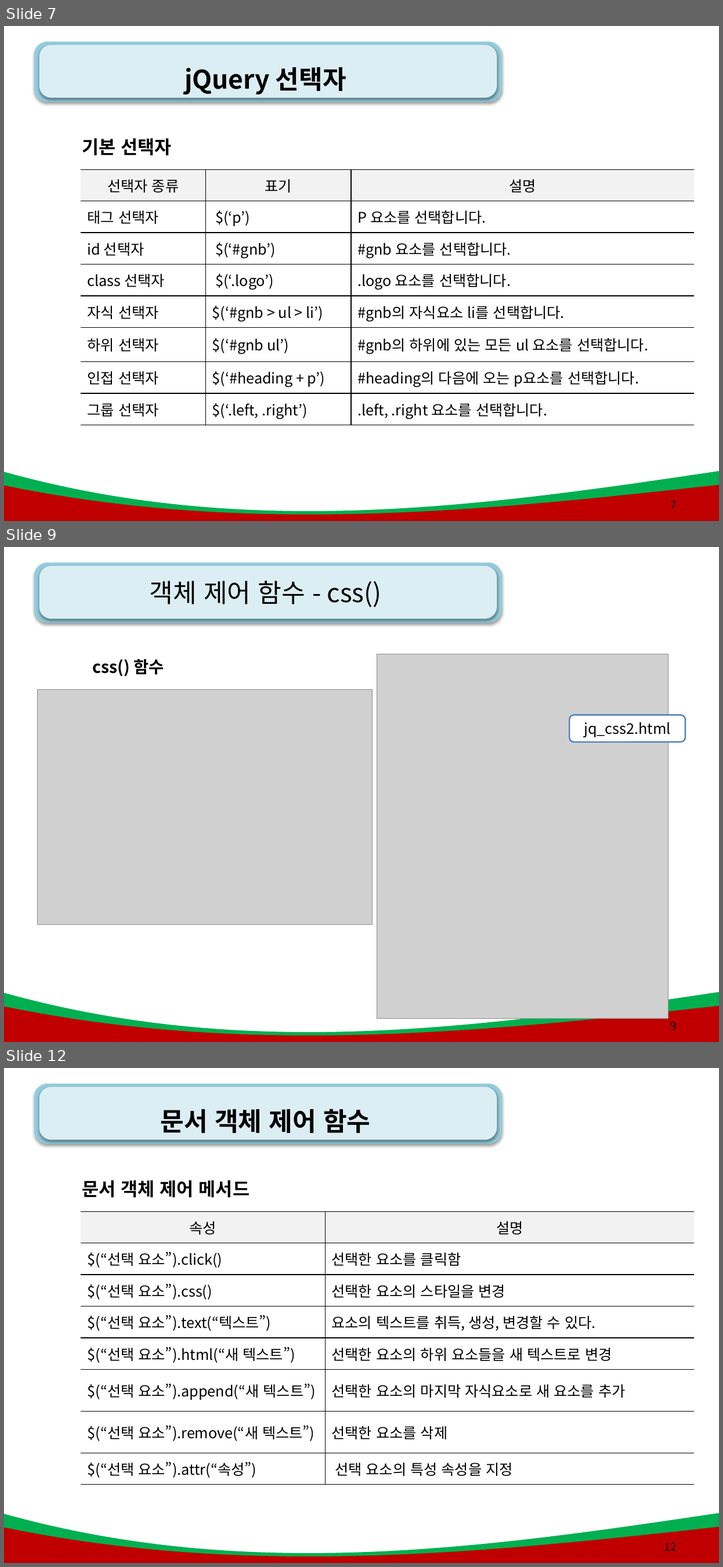
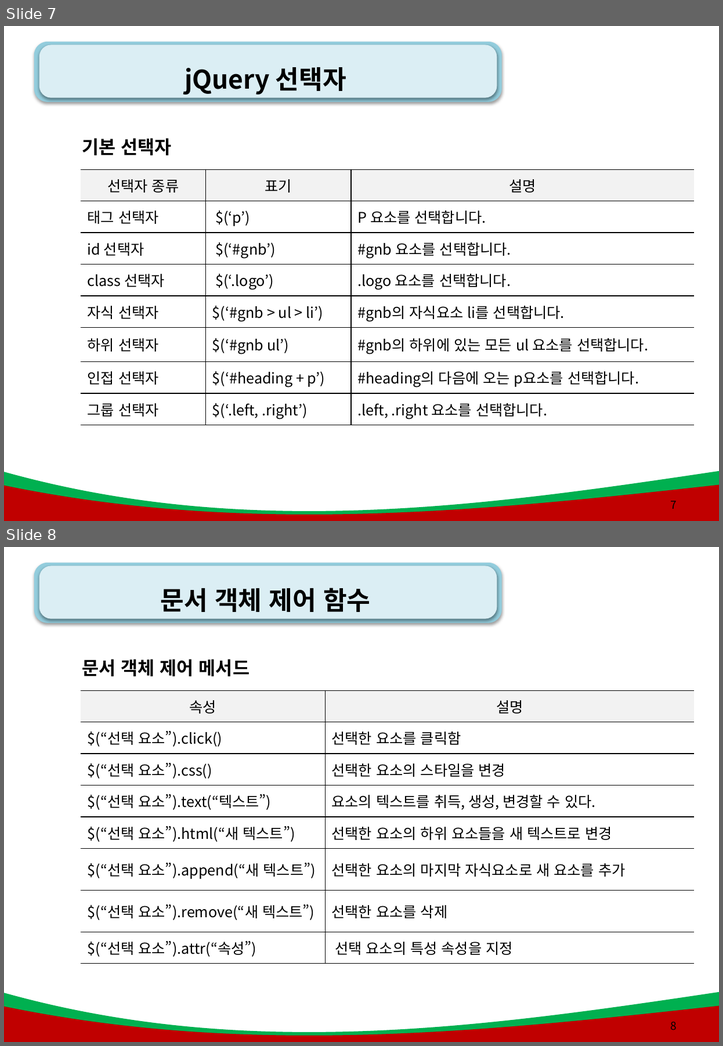
Before and after one commit to kiyongee2/green_project_web, a slide deck: js_ppt/9강. JQuery .pptx. Shown one above the other, each under a label of ours: slides 7, 9 and 12 before the commit, slides 7 and 8 after it; the slides between them are not shown. The pictures are 723x1567 and 723x1046 pixels, drawn with LibreOffice and Linux fonts; fonts in the diff are those of the drawing; grey boxes stand for pictures; background and template pictures are left out. Boxes give left, top, right and bottom in pixels: in the first picture for what was removed or moved away, otherwise in the second. Text is boxed around its words. In the diff, an @@ line names an element or a change of style, - is before the commit and + after.

```diff
--- a/js_ppt/9강. JQuery .pptx
+++ b/js_ppt/9강. JQuery .pptx
@@ slide 9 removed at <box>4,547,719,1042</box>, background #FFFFFF; not listed: 4 template elements that a slide beside it also shows @@
@@ title removed at <box>150,581,382,607</box> @@
-객체 제어 함수 - css()
@@ text removed at <box>92,659,164,676</box> @@
-css() 함수
@@ picture removed at <box>377,654,668,1018</box> @@
@@ picture removed at <box>37,690,372,925</box> @@
@@ rounded rectangle removed at <box>570,715,686,742</box> @@
-jq_css2.html
@@ page number removed at <box>670,1021,676,1030</box> @@
-9
@@ what was slide 12 is now slide 8 @@
@@ page number at <box>670,1021,676,1030</box>: text changed @@
-12
+8
```
Also in this commit, not shown: 6 slides changed, 3 slides added, 2 other slides removed, 10 other files.
